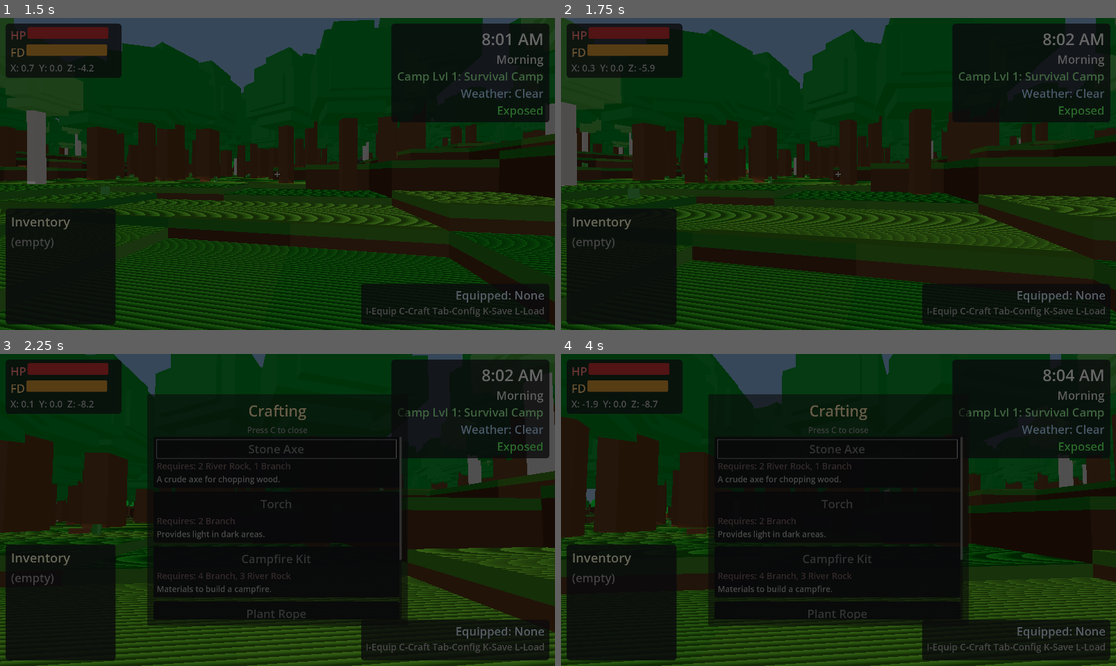
Above: before the commit, frames 1-4 (two rows, left to right).
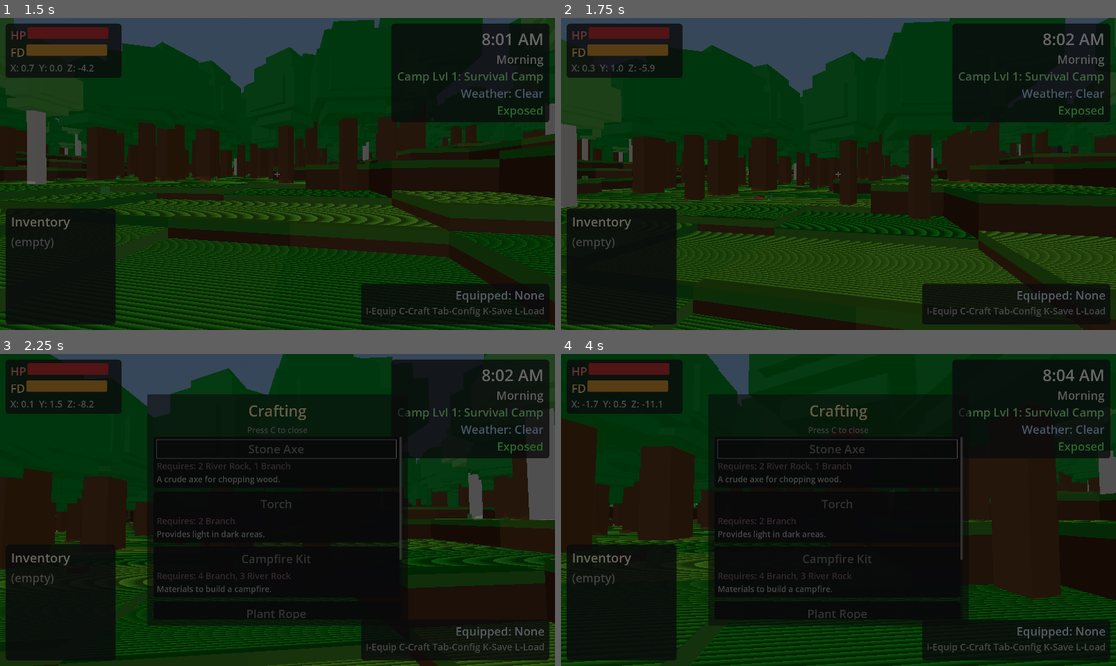
Above: after the commit, the same moments.

Repository: adchamberlain/into-the-wild
Game: Godot game, scene res://scenes/main.tscn
Same seed, same stepped clock (60 frames per second), same inputs: the game is played once before the commit and once after it.
Inputs (mouse positions are in pixels of both pictures, inside the frame that each line leads up to):
- Up to frame 1 (1.5 s): tap Enter at 0.5 s; move the mouse to (305, 174) at 0.52 s; hold F (eat) 0.53-1.28 s; hold W (move_forward) from 0.53 s (still down); click (305, 174) at 0.67 s; tap Space (jump) at 0.77 s; move the mouse to (249, 174) at 1.27 s; tap E (interact) at 1.35 s
- Up to frame 2 (1.75 s): keep holding W (move_forward); tap Space (jump) at 1.52 s
- Up to frame 3 (2.25 s): keep holding W (move_forward); move the mouse to (288, 503) at 2.02 s; hold C (open_crafting) from 2.03 s (still down)
- Up to frame 4 (4 s): release W (move_forward) at 2.75 s; release C (open_crafting) at 2.75 s; drag from (810, 572) to (672, 463) at 2.77 s; move the mouse to (1005, 556) at 3.52 s; hold A (move_left) from 3.53 s (still down); hold Q (unequip) from 3.53 s (still down); tap Space (jump) at 3.77 s

Frame 1 is identical in both runs. In frame 2, 29% of the frame differs, in the area x 0-100%, y 0-100%; in frame 3, 17%; in frame 4, 20%.

Commit message:
Fix jump not working - check is_open instead of visible
CanvasLayer nodes are always visible, so checking node.visible
was incorrectly blocking jump. Now checks is_open property for
storage_ui and fire_menu.

Co-Authored-By: Claude Opus 4.5 <noreply@anthropic.com>

Diff:
--- a/scripts/player/player_controller.gd
+++ b/scripts/player/player_controller.gd
@@ -403,29 +403,25 @@
 	if get_tree().paused:
 		return true
 
-	# Check for open menus by looking for nodes in the crafting_ui group with is_open
+	# Check for open menus by looking for nodes with is_open or is_visible properties
 	for node in get_tree().get_nodes_in_group("crafting_ui"):
 		if "is_open" in node and node.is_open:
 			return true
 
-	# Check for equipment menu (uses is_visible property)
 	for node in get_tree().get_nodes_in_group("equipment_menu"):
 		if "is_visible" in node and node.is_visible:
 			return true
 
-	# Check for config menu (uses is_visible property)
 	for node in get_tree().get_nodes_in_group("config_menu"):
 		if "is_visible" in node and node.is_visible:
 			return true
 
-	# Check for storage UI
 	for node in get_tree().get_nodes_in_group("storage_ui"):
-		if node.visible:
+		if "is_open" in node and node.is_open:
 			return true
 
-	# Check for fire menu
 	for node in get_tree().get_nodes_in_group("fire_menu"):
-		if node.visible:
+		if "is_open" in node and node.is_open:
 			return true
 
 	return false
